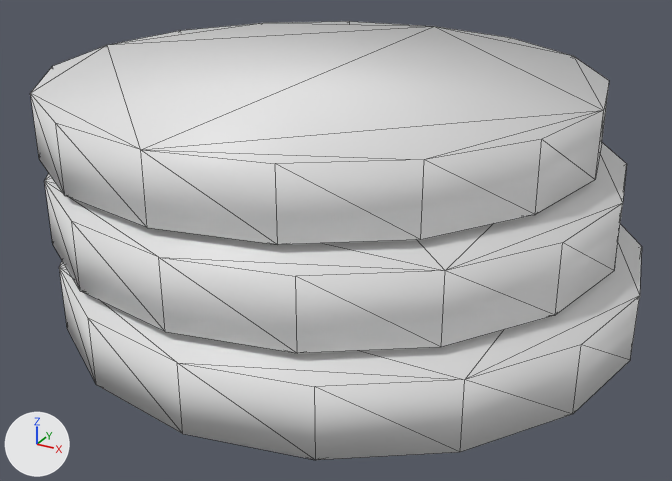
Two versions of the glTF model assets/models/items/gold_coin.glb, one commit apart.
The view is the same before and after, from a 50 mm camera at (0.1068, -0.1931, 0.1073) aimed at (0.0028, -0.0041, 0.0128). Arrows for +X, +Y and +Z are at lower left; the lights stay in place. The picture after the commit comes second. Mesh edges are drawn as thin lines.

Script lines for the objects in view, before the commit:
```python
me_gold_coin_v0 = bpy.data.meshes.new('gold_coin_v0')
me_gold_coin_v0.from_pydata(...)  # a 16-sided cylinder along z spanning x -0.062..0.078, y -0.075..0.065, z 0.0..0.016; a 16-sided cylinder along z spanning x -0.069..0.071, y -0.069..0.071, z 0.018..0.034; a 16-sided cylinder along z spanning x -0.077..0.063, y -0.063..0.077, z 0.036..0.052
me_gold_coin_v0.materials.append(mat_prop_gold)
ob_gold_coin_v0 = bpy.data.objects.new('gold_coin_v0', me_gold_coin_v0)
ob_gold_coin_v0.location = (0.0, 0.0, 0.0)
```
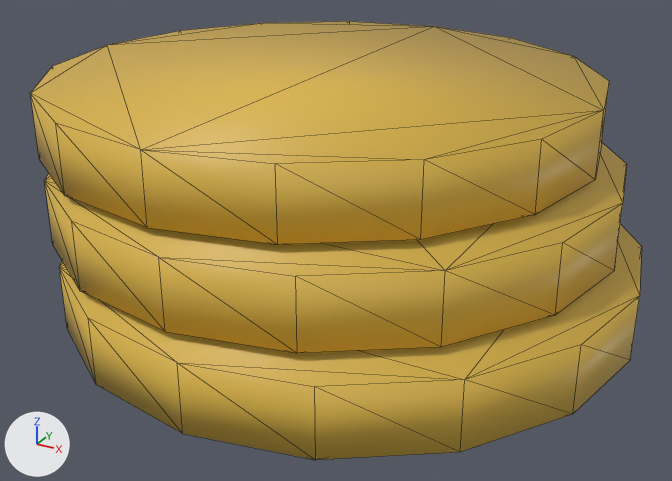
The change, as a list of edits to the scene's bpy script:
```text
Change me_gold_coin_v0:
    where me_gold_coin_v0.from_pydata(...)  # 96 vertices, 180 faces; spans x -0.077..0.078, y -0.075..0.077, z 0.0..0.052
    used by ob_gold_coin_v0; location = (0.0, 0.0, 0.0)
    me_gold_coin_v0 part 1: 180 faces centred in x -0.075..0.076, y -0.073..0.075, z 0.0..0.052 are repainted in the vertex colours; the middle colour goes from white #ffffff to yellow #f2c850
```

Location of each change, (x1, y1, x2, y2) in pixels of the pictures (672 x 481 px):
part 1 of me_gold_coin_v0, recoloured (white to yellow)
    both: (30, 21, 642, 460)
